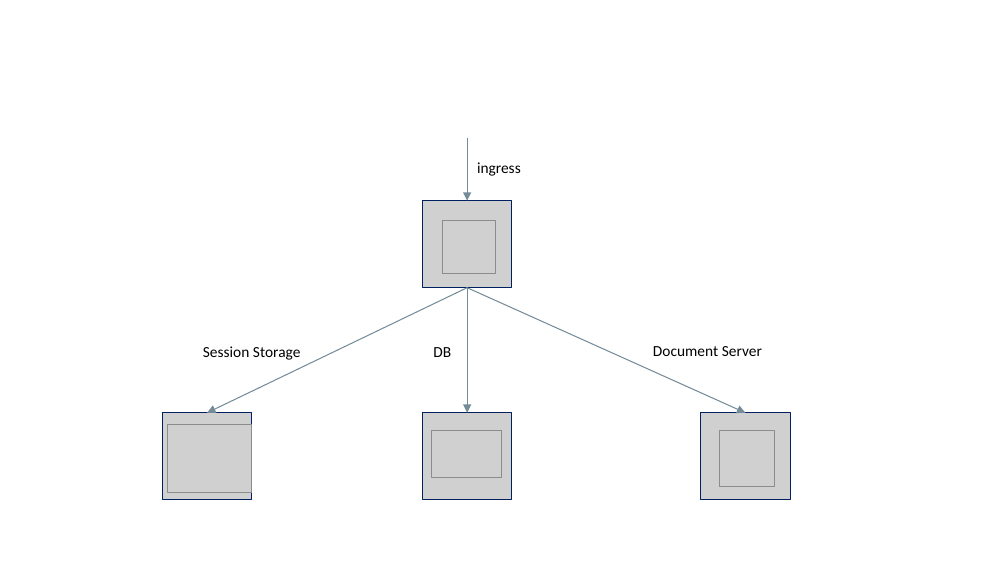
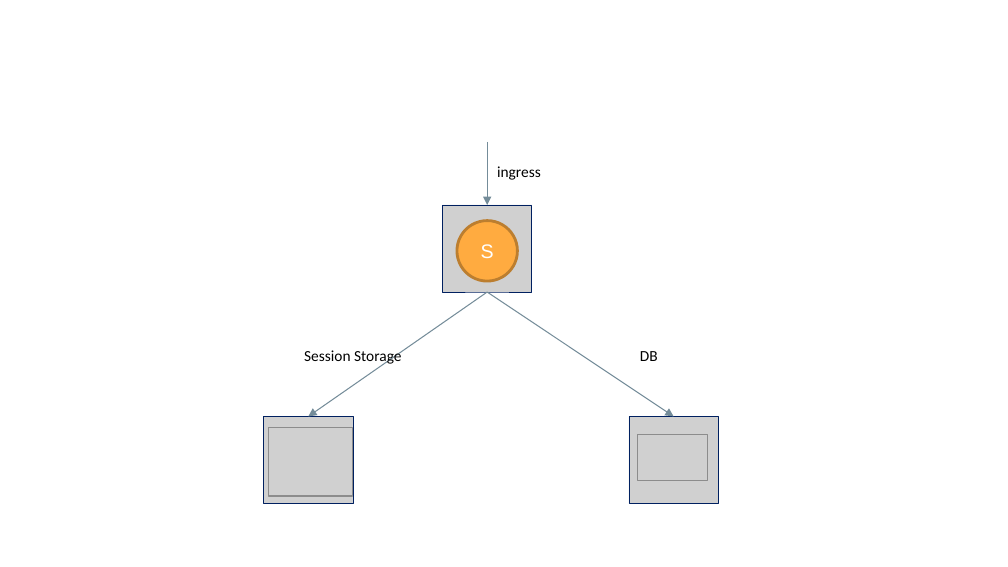
Before and after one commit to tungvt-my-personal-project/learn-kubernetes, a slide deck: slide 35 of slide-dao-tao/Kubernetes-cho-người-mới-bắt-đầu.pptx. Drawn at 1008x567 pixels with LibreOffice and Linux fonts; fonts in the diff are those of the drawing; grey boxes stand for pictures; background and template pictures are left out. Boxes give left, top, right and bottom in pixels: in the first picture for what was removed or moved away, otherwise in the second. Text is boxed around its words. In the diff, an @@ line names an element or a change of style, - is before the commit and + after.

Commit message:
docs: fix example

```diff
--- a/slide-dao-tao/Kubernetes-cho-người-mới-bắt-đầu.pptx
+++ b/slide-dao-tao/Kubernetes-cho-người-mới-bắt-đầu.pptx
@@ 1 picture, 1 text, 1 arrow: place and size @@
-1 picture, 1 text, 1 arrow at (422,138,521,287)
+1 picture, 1 text, 1 arrow at (443,142,541,291)
@@ picture removed at (443,221,495,273) @@
@@ ellipse added at (457,221,517,281), fill #FFAB40, outline #BD7F2F 2 pt, 14 pt, text #FFFFFF @@
+S
@@ arrow moved from (467, 287) - (208, 413) to (487, 292) - (308, 416) @@
@@ arrow removed from (467, 287) to (745, 413) @@
@@ arrow moved from (467, 287) - (467, 413) to (487, 292) - (673, 416) @@
@@ 2 pictures, 1 text: place and size @@
-2 pictures, 1 text at (162,346,301,500)
+2 pictures, 1 text at (264,350,402,503)
@@ 2 pictures, 1 text: place and size @@
-2 pictures, 1 text at (422,347,512,500)
+2 pictures, 1 text at (629,351,719,503)
@@ text removed at (653,346,762,356) @@
-Document Server
@@ picture removed at (701,413,790,500) @@
@@ picture removed at (719,430,774,486) @@
```
Also in this commit, not shown: 3 other slides changed.
